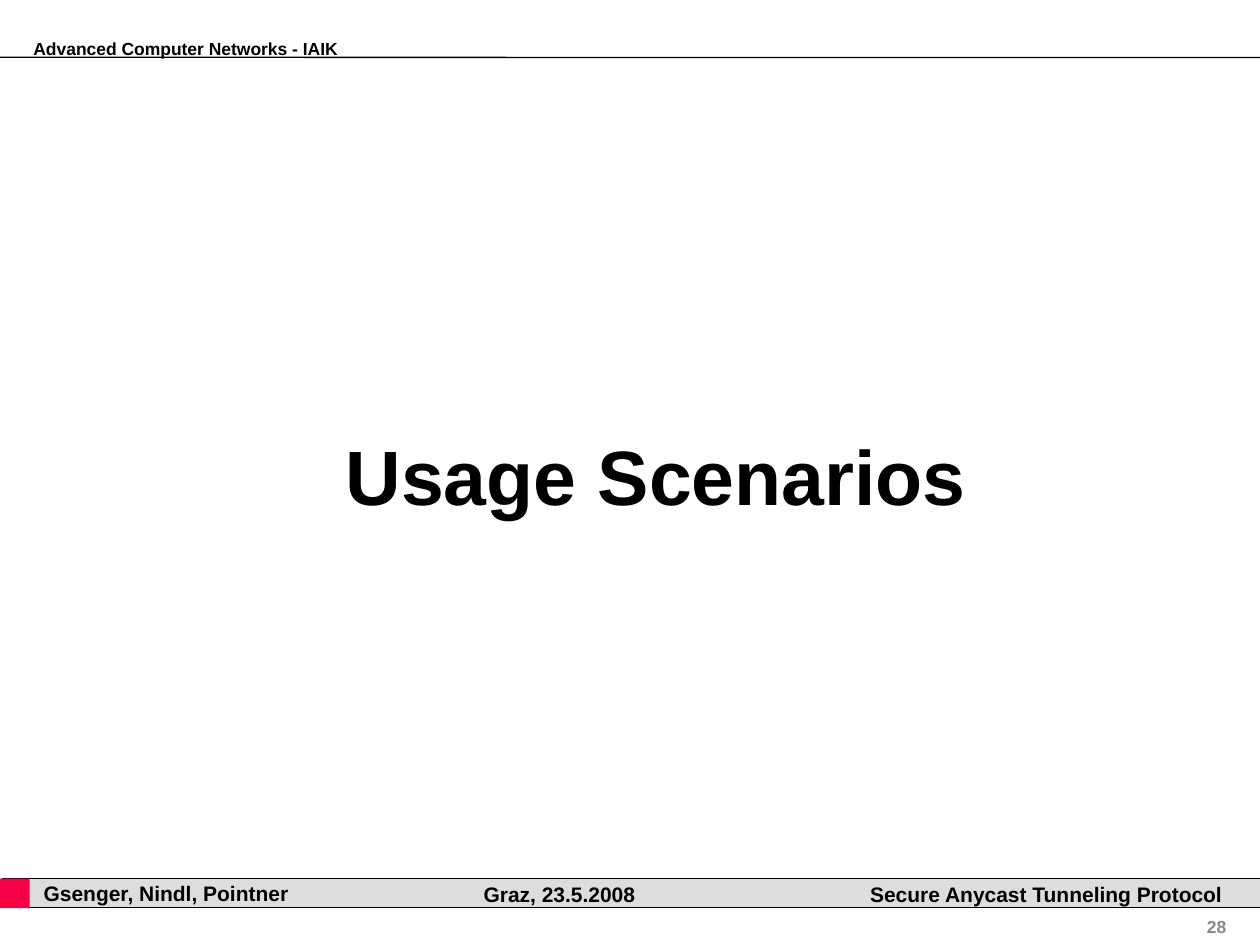
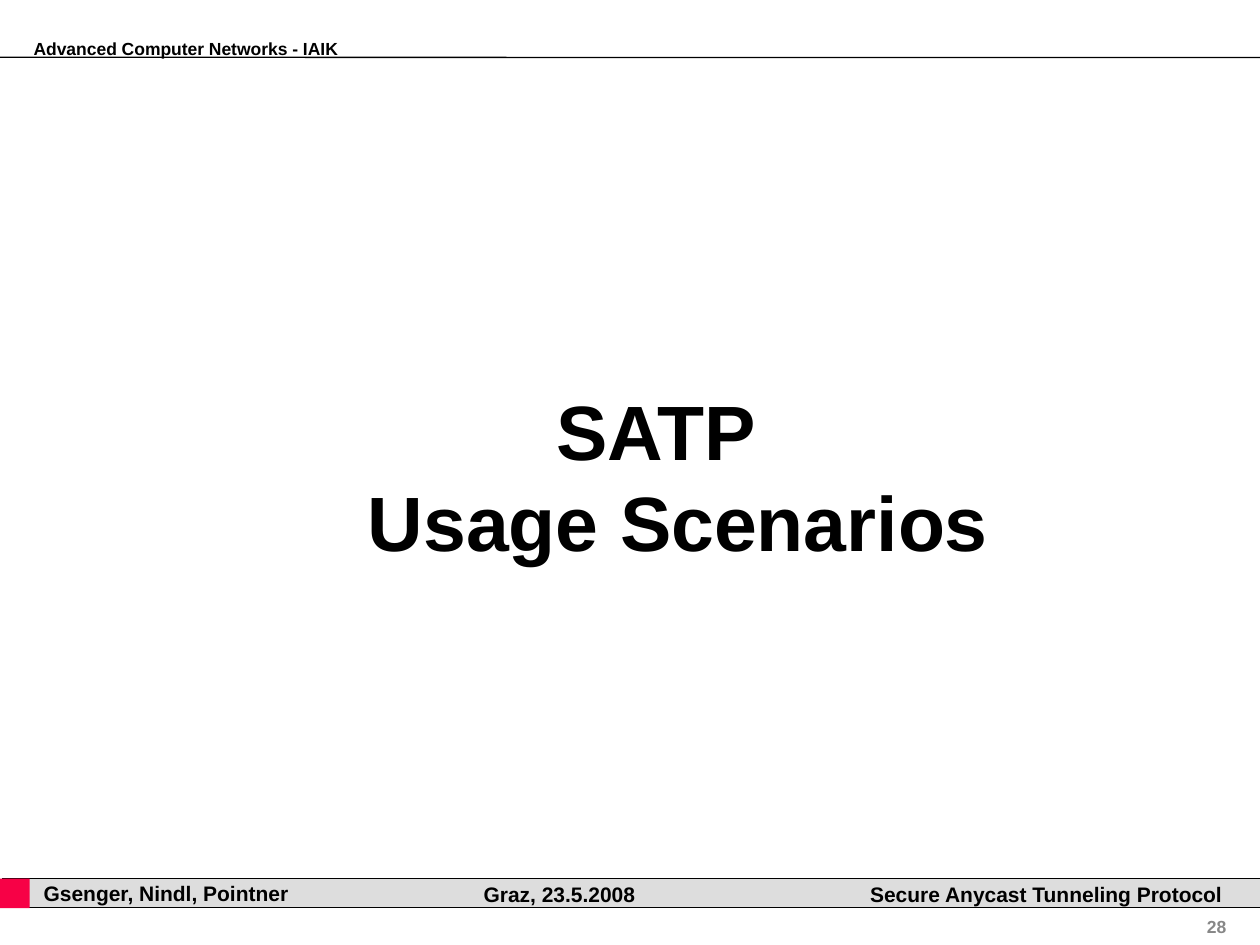
Before and after one commit to pyhedgehog/anytun, a slide deck: slide 28 of papers/acn.ppt. Drawn at 1260x945 pixels with LibreOffice and Linux fonts; fonts in the diff are those of the drawing; background and template pictures are left out. Boxes give left, top, right and bottom in pixels: in the first picture for what was removed or moved away, otherwise in the second. Text is boxed around its words. In the diff, an @@ line names an element or a change of style, - is before the commit and + after.

```diff
--- a/papers/acn.ppt
+++ b/papers/acn.ppt
@@ text at <box>368,406,988,565</box>: text changed @@
-Usage Scenarios
+SATP
+Usage Scenarios
```
Also in this commit, not shown: 2 other slides changed, 1 slide added, 1 slide removed, 6 other files.
